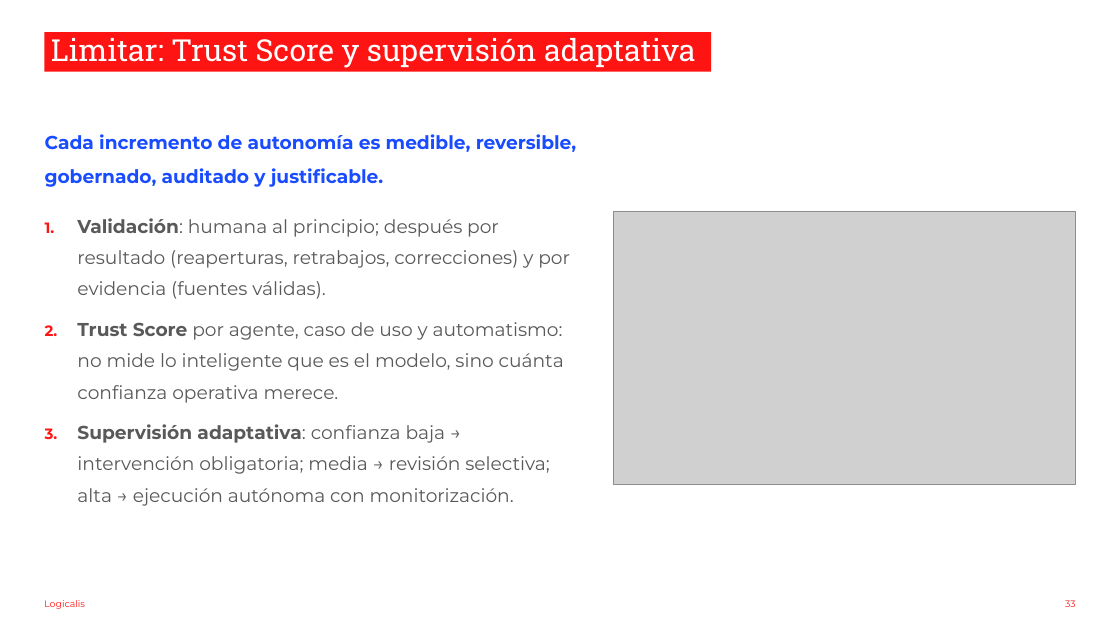
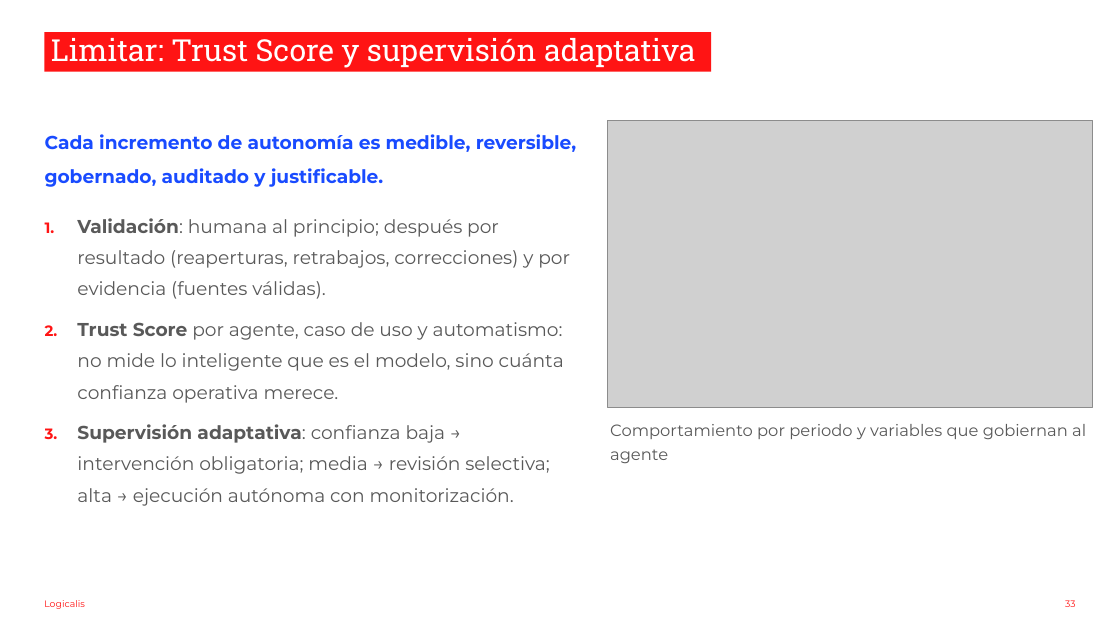
Before and after one commit to nachoenjuto/fnol-triage-v2, a slide deck: slide 33 of _docs/slides-observabilidad.pptx. Drawn at 1120x630 pixels with LibreOffice and Linux fonts; fonts in the diff are those of the drawing; grey boxes stand for pictures; background and template pictures are left out. Boxes give left, top, right and bottom in pixels: in the first picture for what was removed or moved away, otherwise in the second. Text is boxed around its words. In the diff, an @@ line names an element or a change of style, - is before the commit and + after.

```diff
--- a/_docs/slides-observabilidad.pptx
+++ b/_docs/slides-observabilidad.pptx
@@ picture: place and size @@
-picture at (613,211,1075,484)
+picture at (607,120,1093,408)
@@ text added at (610,424,1086,463), 14 pt, text #595959 @@
+Comportamiento por periodo y variables que gobiernan al agente
```
Also in this commit, not shown: 18 other slides changed, 20 slides added, 20 slides removed, 3 other files.
